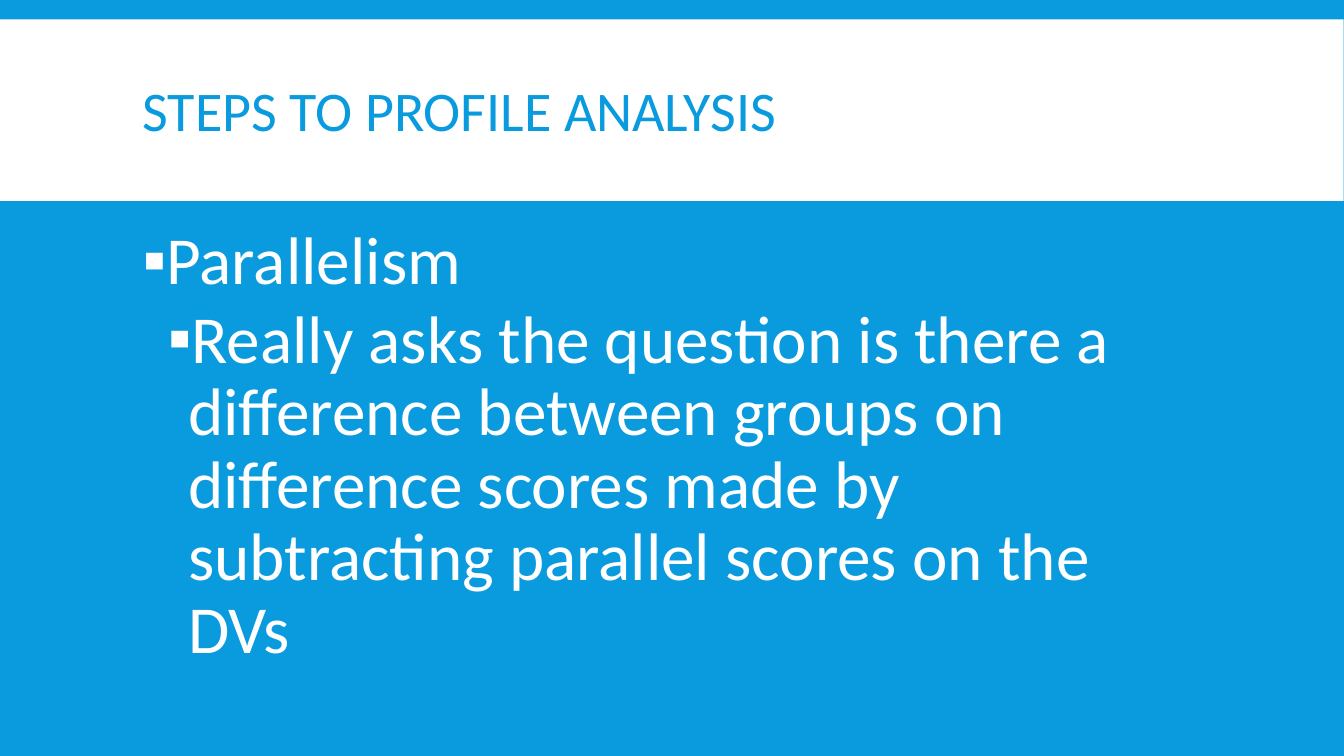
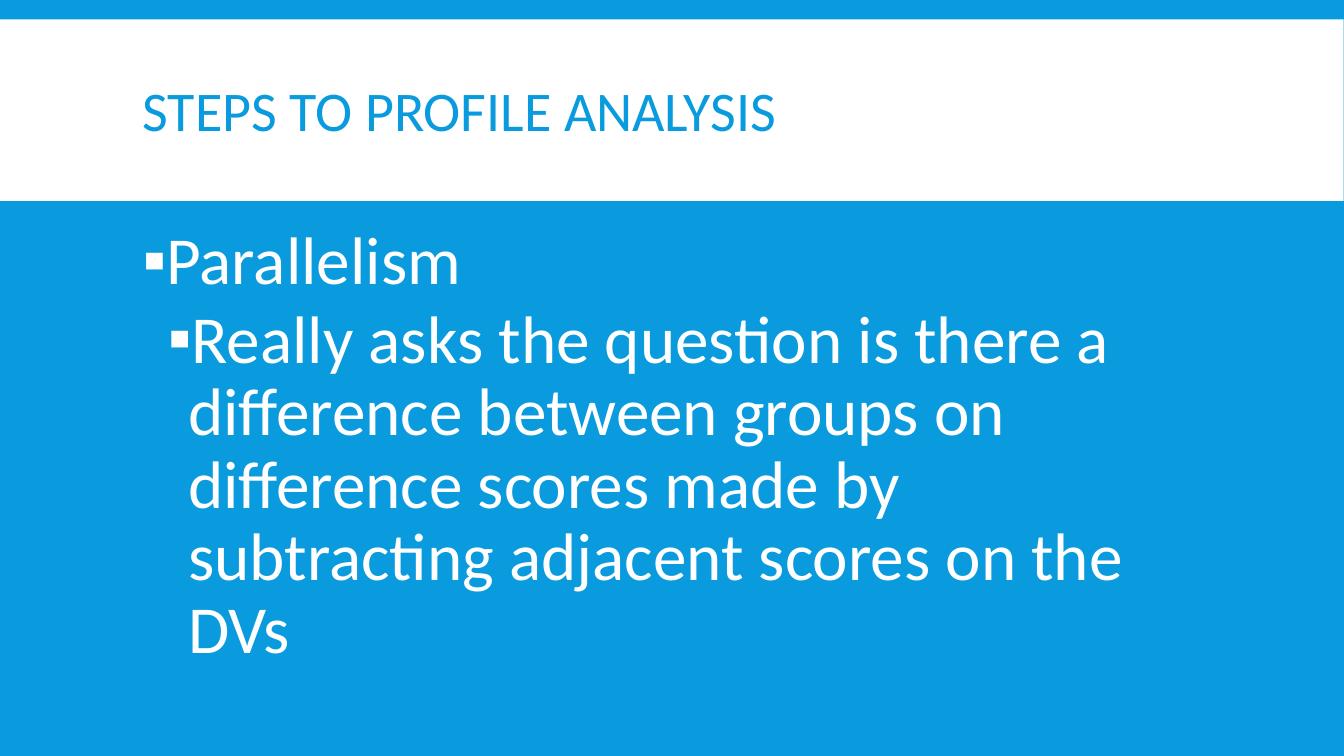
Before and after one commit to AndrewAinsworth/psy524, a slide deck: slide 43 of Slides/Psy524-09-Profile Analysis.pptx. Drawn at 1344x756 pixels with LibreOffice and Linux fonts; fonts in the diff are those of the drawing. Boxes give left, top, right and bottom in pixels: in the first picture for what was removed or moved away, otherwise in the second. Text is boxed around its words. In the diff, an @@ line names an element or a change of style, - is before the commit and + after.

```diff
--- a/Slides/Psy524-09-Profile Analysis.pptx
+++ b/Slides/Psy524-09-Profile Analysis.pptx
@@ text at box(188, 316, 1123, 654): text changed @@
-  ▪ Really asks the question is there a difference between groups on difference scores made by subtracting parallel scores on the DVs
+  ▪ Really asks the question is there a difference between groups on difference scores made by subtracting adjacent scores on the DVs
```
Also in this commit, not shown: 5 other slides changed.
